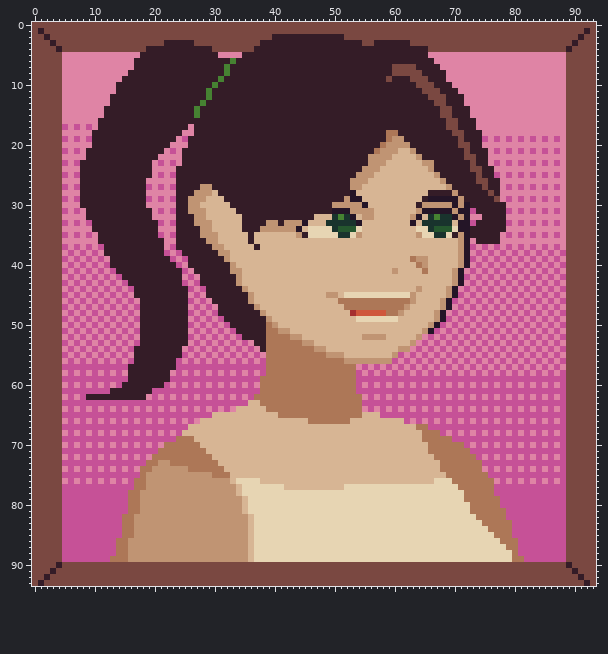
One commit to this sprite sheet: HomeAgainGame/Assets/Dialog_Images/MAY_UI_face.png. Above, as it was before the edit.
The file is 94x94 pixels.
The same view after the edit:
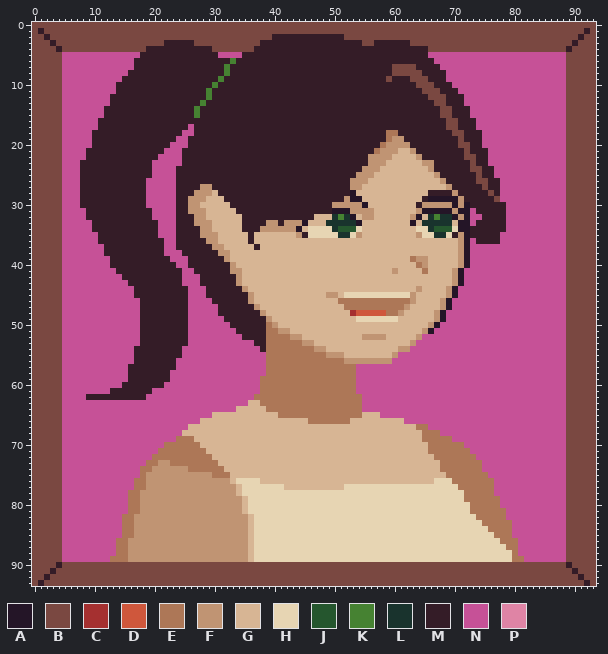
Palette (. is transparent): A #241527  B #7a4841  C #a53030  D #cf573c  E #ad7757  F #c09473  G #d7b594  H #e7d5b3  J #25562e  K #468232  L #19332d  M #341c27  N #c65197  P #df84a5
Difference:
Changed rows in their new state; - is an unchanged pixel.
first column x 5:
 5 NNNNNNNNNNNNN-------------NNNN-------------------------------NNNNNNNNNNNNNNNNNNNNNNN
 6 NNNNNNNNNNNN--------------------------------------------------NNNNNNNNNNNNNNNNNNNNNN
 7 NNNNNNNNNNNN---------------------------------------------------NNNNNNNNNNNNNNNNNNNNN
 8 NNNNNNNNNNN-----------------------------------------------------NNNNNNNNNNNNNNNNNNNN
 9 NNNNNNNNNN------------------------------------------------------NNNNNNNNNNNNNNNNNNNN
10 NNNNNNNNN--------------------------------------------------------NNNNNNNNNNNNNNNNNNN
11 NNNNNNNNN---------------------------------------------------------NNNNNNNNNNNNNNNNNN
12 NNNNNNNN-----------------------------------------------------------NNNNNNNNNNNNNNNNN
13 NNNNNNNN-----------------------------------------------------------NNNNNNNNNNNNNNNNN
14 NNNNNNN-------------------------------------------------------------NNNNNNNNNNNNNNNN
15 NNNNNNN-------------------------------------------------------------NNNNNNNNNNNNNNNN
16 NNNNNN---------------------------------------------------------------NNNNNNNNNNNNNNN
17 -N-N-N---------------N-----------------------------------------------NNNNNNNNNNNNNNN
18 NNNNN---------------NN------------------------------------------------NNNNNNNNNNNNNN
19 -N-N---------------N---------------------------------------------------N-N-N-N-N-N-N
20 NNNNN-------------NNN-------------------------------------------------NNNNNNNNNNNNNN
21 -N-N-------------N-N---------------------------------------------------N-N-N-N-N-N-N
22 NNNN------------NNNN---------------------------------------------------NNNNNNNNNNNNN
23 -N-------------N-N-N---------------------------------------------------N-N-N-N-N-N-N
24 NNN------------NNNN-----------------------------------------------------NNNNNNNNNNNN
25 -N-------------N-N-------------------------------------------------------N-N-N-N-N-N
26 NNN-----------NNNNN------------------------------------------------------NNNNNNNNNNN
27 -N-------------N-N-------------------------------------------------------N-N-N-N-N-N
28 NNN-----------NNNNN------------------------------------------------------NNNNNNNNNNN
29 -N-------------N-N-------------------------------------------------------N-N-N-N-N-N
30 NNN-----------NNNNN-------------------------------------------------------NNNNNNNNNN
31 -N-N-----------N-N---------------------------------------------------------N-N-N-N-N
32 NNNN-----------NNNN-------------------------------------------------NN----NNNNNNNNNN
33 -N-N-------------N---------------------------------------------------------N-N-N-N-N
34 NNNNN-----------NNN-------------------------------------------------------NNNNNNNNNN
35 -N-N-N-----------N-------------------------------------------------------N-N-N-N-N-N
36 NNNNNN-----------NN-------------------------------------------------N----NNNNNNNNNNN
37 -N-N-N-----------N---------------------------------------------------N-N-N-N-N-N-N-N
38 N-N-N-N-----------N-------------------------------------------------N-N-N-N-N-N-N-N-
39 -N-N-N-N-----------N-------------------------------------------------N-N-N-N-N-N-N-N
40 N-N-N-N-------------N-----------------------------------------------N-N-N-N-N-N-N-N-
41 -N-N-N-N-------------N---------------------------------------------N-N-N-N-N-N-N-N-N
42 N-N-N-N-N-----------N-N---------------------------------------------N-N-N-N-N-N-N-N-
43 -N-N-N-N-N-----------N---------------------------------------------N-N-N-N-N-N-N-N-N
44 N-N-N-N-N-N-----------N-------------------------------------------N-N-N-N-N-N-N-N-N-
45 -N-N-N-N-N-N---------N-N-------------------------------------------N-N-N-N-N-N-N-N-N
46 N-N-N-N-N-N-N---------N-N-----------------------------------------N-N-N-N-N-N-N-N-N-
47 -N-N-N-N-N-N---------N-N-N---------------------------------------N-N-N-N-N-N-N-N-N-N
48 N-N-N-N-N-N-N---------N-N---------------------------------------N-N-N-N-N-N-N-N-N-N-
49 -N-N-N-N-N-N---------N-N-N---------------------------------------N-N-N-N-N-N-N-N-N-N
50 N-N-N-N-N-N-N---------N-N-N-------------------------------------N-N-N-N-N-N-N-N-N-N-
51 -N-N-N-N-N-N---------N-N-N-N-----------------------------------N-N-N-N-N-N-N-N-N-N-N
52 N-N-N-N-N-N-N---------N-N-N-N-------------------------------N-N-N-N-N-N-N-N-N-N-N-N-
53 -N-N-N-N-N-N---------N-N-N-N-N-N---------------------------N-N-N-N-N-N-N-N-N-N-N-N-N
54 N-N-N-N-N-N---------N-N-N-N-N-N-N-------------------------N-N-N-N-N-N-N-N-N-N-N-N-N-
55 -N-N-N-N-N-N---------N-N-N-N-N-N-N-----------------------N-N-N-N-N-N-N-N-N-N-N-N-N-N
56 N-N-N-N-N-N---------N-N-N-N-N-N-N-----------------------N-N-N-N-N-N-N-N-N-N-N-N-N-N-
57 -------------------------------------------------N-N-N-N-N-N-N-N-N-N-N-N-N-N-N-N-N-N
58 N-N-N-N-N-N-------N-N-N-N-N-N-N-N-----------------N-N-N-N-N-N-N-N-N-N-N-N-N-N-N-N-N-
60 N-N-N-N-N---------N-N-N-N-N-N-N-N-----------------N-N-N-N-N-N-N-N-N-N-N-N-N-N-N-N-N-
62 N-N-----------N-N-N-N-N-N-N-N-N-------------------N-N-N-N-N-N-N-N-N-N-N-N-N-N-N-N-N-
64 N-N-N-N-N-N-N-N-N-N-N-N-N-N-N---------------------N-N-N-N-N-N-N-N-N-N-N-N-N-N-N-N-N-
66 N-N-N-N-N-N-N-N-N-N-N-N-----------------------------------N-N-N-N-N-N-N-N-N-N-N-N-N-
68 N-N-N-N-N-N-N-N-N-N---------------------------------------------N-N-N-N-N-N-N-N-N-N-
70 N-N-N-N-N-N-N-N-N---------------------------------------------------N-N-N-N-N-N-N-N-
72 N-N-N-N-N-N-N-N-------------------------------------------------------N-N-N-N-N-N-N-
74 N-N-N-N-N-N-N---------------------------------------------------------N-N-N-N-N-N-N-
76 N-N-N-N-N-N-------------------------------------------------------------N-N-N-N-N-N-
Changed places in both pictures, as pixel boxes (x1, y1, x2, y2):
changed: (62, 52, 266, 484)
changed: (356, 52, 566, 484)
